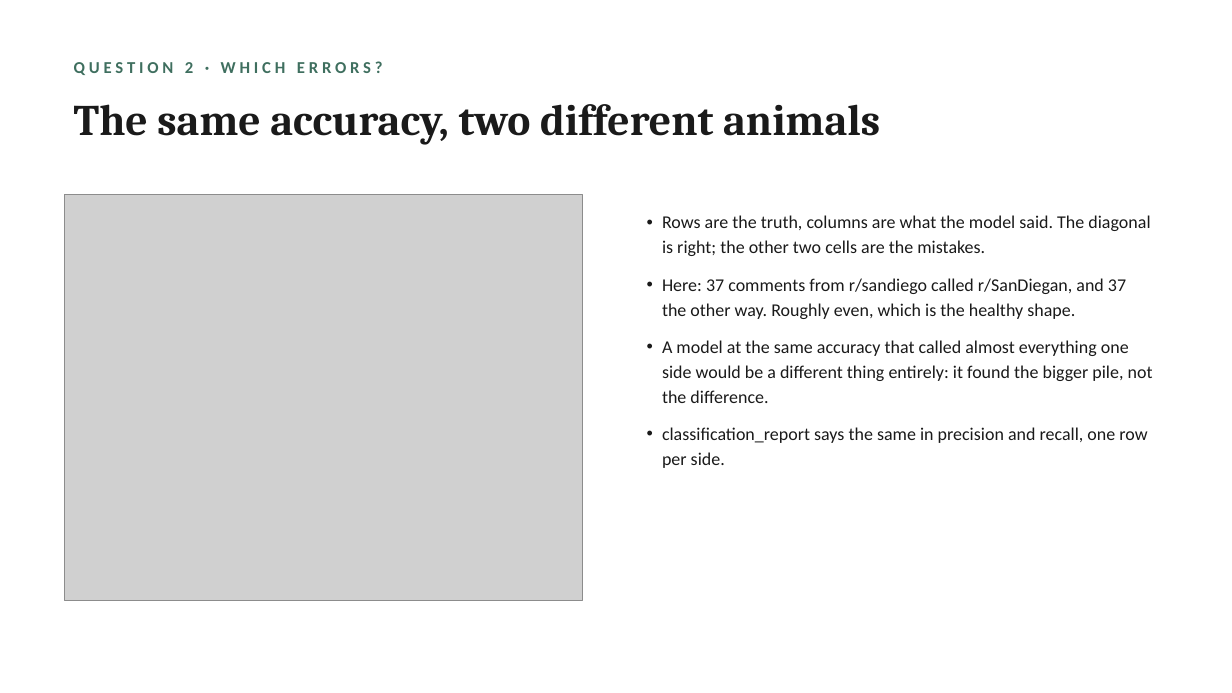
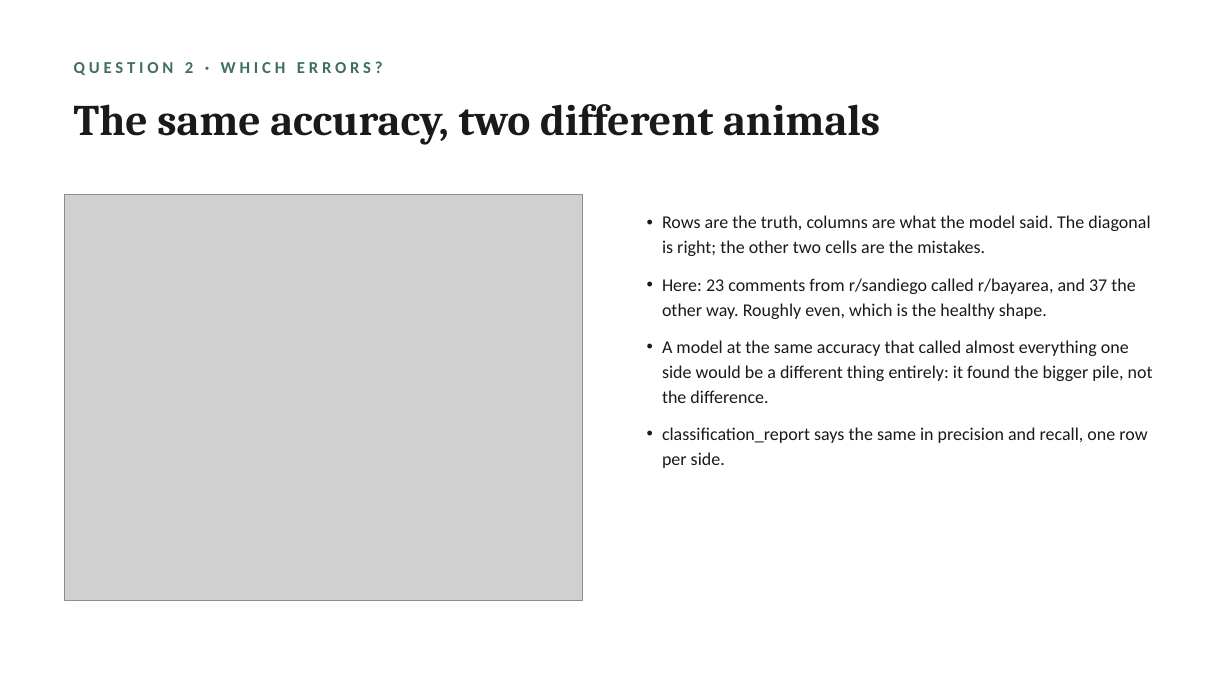
Before and after one commit to lucianli123/culture-as-data-2026, a slide deck: slide 10 of slides/week-03-lecture-draft.pptx. Drawn at 1232x693 pixels with LibreOffice and Linux fonts; fonts in the diff are those of the drawing; grey boxes stand for pictures. Boxes give left, top, right and bottom in pixels: in the first picture for what was removed or moved away, otherwise in the second. Text is boxed around its words. In the diff, an @@ line names an element or a change of style, - is before the commit and + after.

```diff
--- a/slides/week-03-lecture-draft.pptx
+++ b/slides/week-03-lecture-draft.pptx
@@ text at (662,278,1135,319): text changed @@
-• Here: 37 comments from r/sandiego called r/SanDiegan, and 37 the other way. Roughly even, which is the healthy shape.
+• Here: 23 comments from r/sandiego called r/bayarea, and 37 the other way. Roughly even, which is the healthy shape.
```
Also in this commit, not shown: 6 other slides changed, 14 other files.
